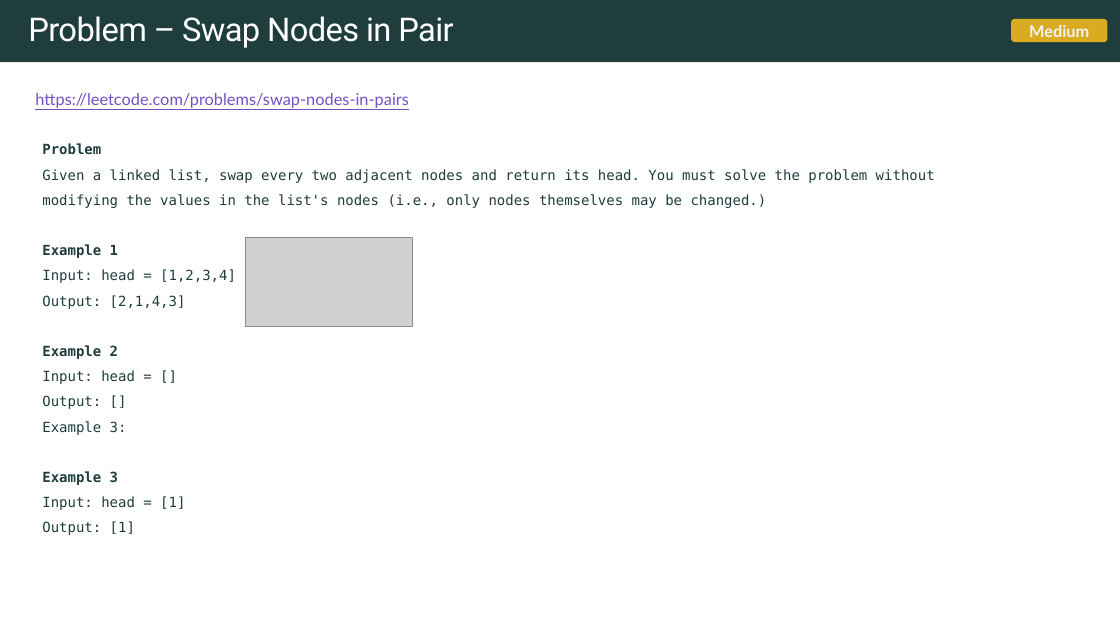
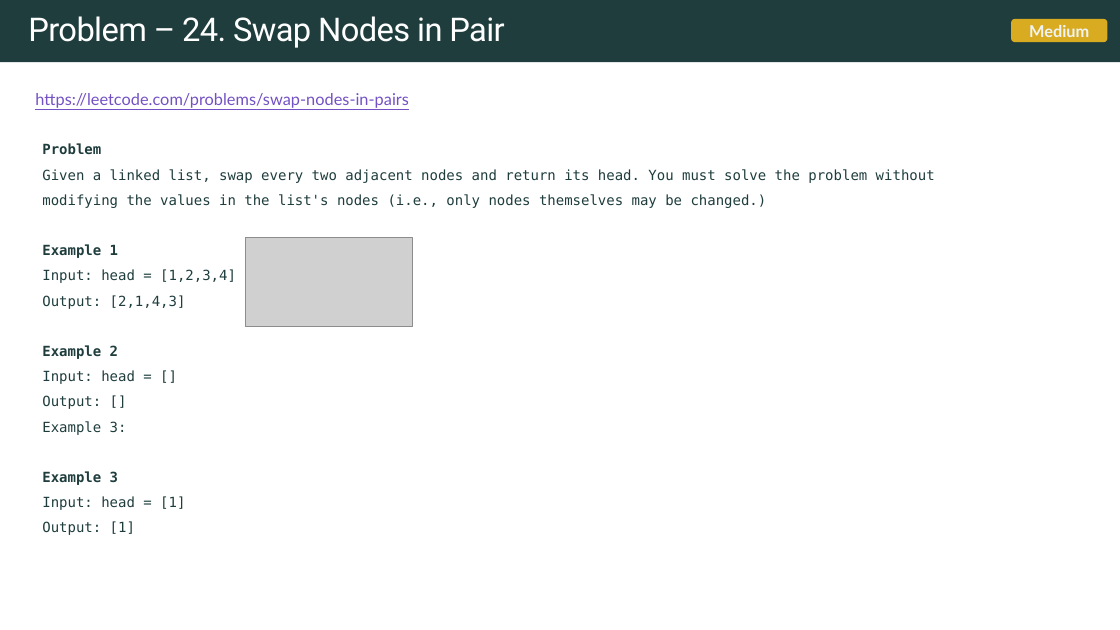
Before and after one commit to rfdavid/coding-interview-handbook-cpp, a slide deck: slide 174 of Algorithm and problem Solving Cheatsheet.pptm (slide 115 before the commit). Drawn at 1120x630 pixels with LibreOffice and Linux fonts; fonts in the diff are those of the drawing; grey boxes stand for pictures. Boxes give left, top, right and bottom in pixels: in the first picture for what was removed or moved away, otherwise in the second. Text is boxed around its words. In the diff, an @@ line names an element or a change of style, - is before the commit and + after.

```diff
--- a/Algorithm and problem Solving Cheatsheet.pptm
+++ b/Algorithm and problem Solving Cheatsheet.pptm
@@ text at (28, 16, 504, 48): text changed @@
-Problem – Swap Nodes in Pair
+Problem – 24. Swap Nodes in Pair
```
Also in this commit, not shown: 13 other slides changed, 75 slides added, 1 slide removed, 17 other files.
